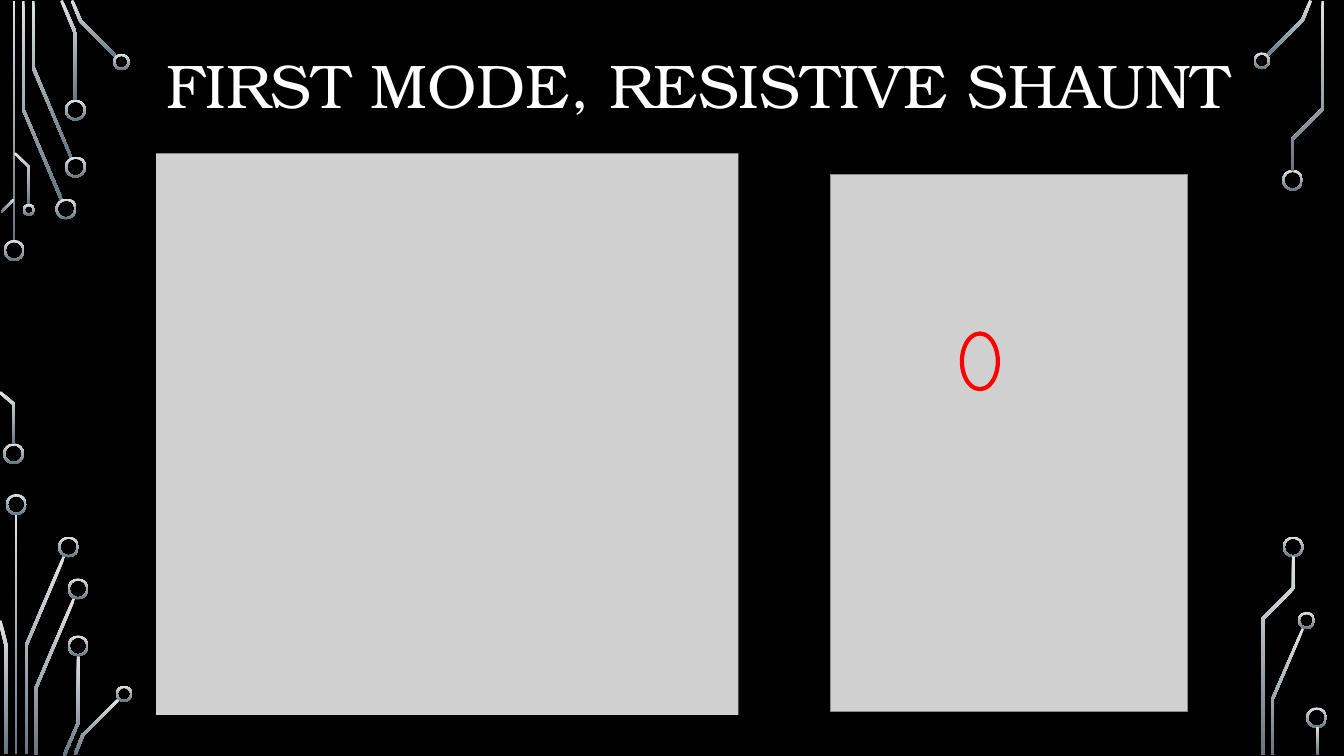
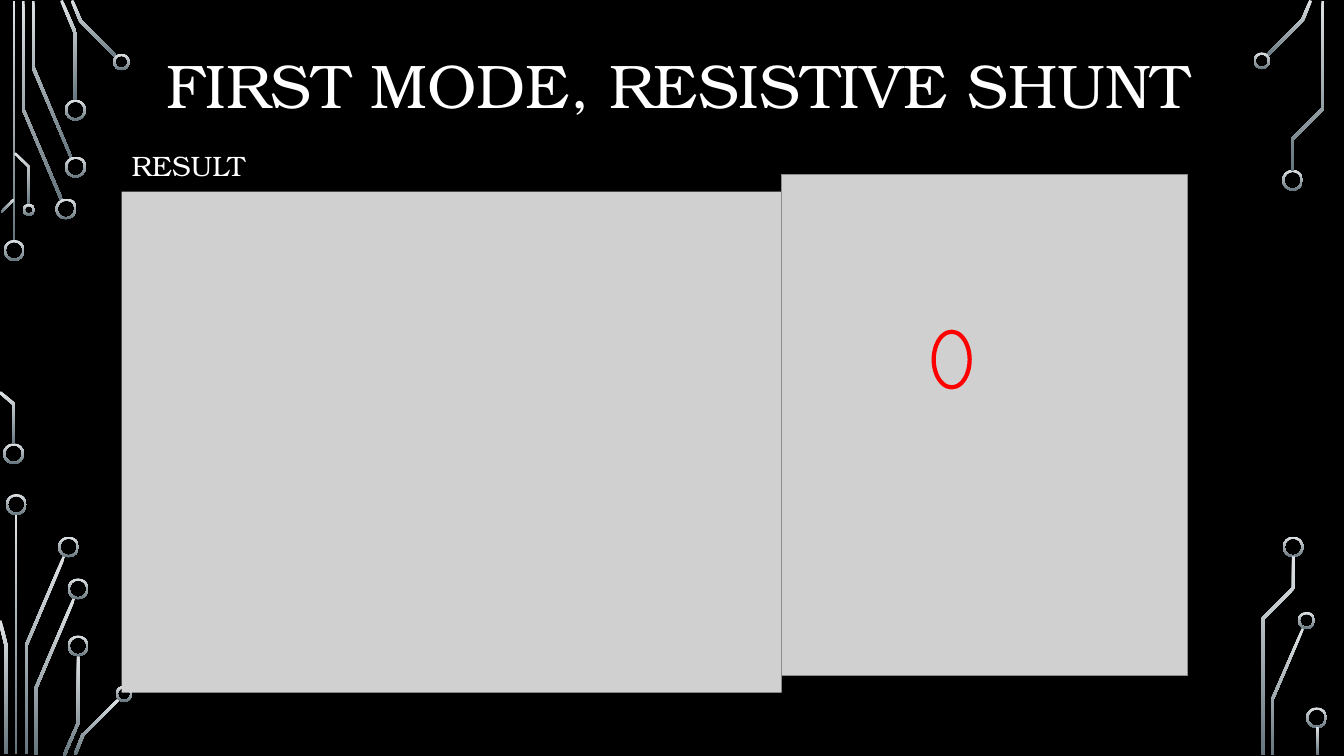
Before and after one commit to elchape99/SSCSA, a slide deck: slide 10 of presentazione_progetto.pptx. Drawn at 1344x756 pixels with LibreOffice and Linux fonts; fonts in the diff are those of the drawing; grey boxes stand for pictures; background and template pictures are left out. Boxes give left, top, right and bottom in pixels: in the first picture for what was removed or moved away, otherwise in the second. Text is boxed around its words. In the diff, an @@ line names an element or a change of style, - is before the commit and + after.

```diff
--- a/presentazione_progetto.pptx
+++ b/presentazione_progetto.pptx
@@ title at (x1=166, y1=65, x2=1190, y2=115): text changed @@
-FIRST MODE, RESISTIVE SHAUNT
+FIRST MODE, RESISTIVE SHUNT
@@ text added at (x1=132, y1=156, x2=245, y2=177), 20 pt, text #FFFFFF @@
+RESULT
@@ picture resized from (x1=831, y1=174, x2=1188, y2=712) to (x1=782, y1=174, x2=1189, y2=676) @@
@@ picture resized from (x1=156, y1=153, x2=739, y2=715) to (x1=122, y1=192, x2=782, y2=693) @@
@@ ellipse moved from (x1=962, y1=334, x2=998, y2=389) to (x1=934, y1=332, x2=970, y2=387) @@
```
Also in this commit, not shown: 5 other slides changed, 1 slide added, 1 slide removed, 2 other files.
